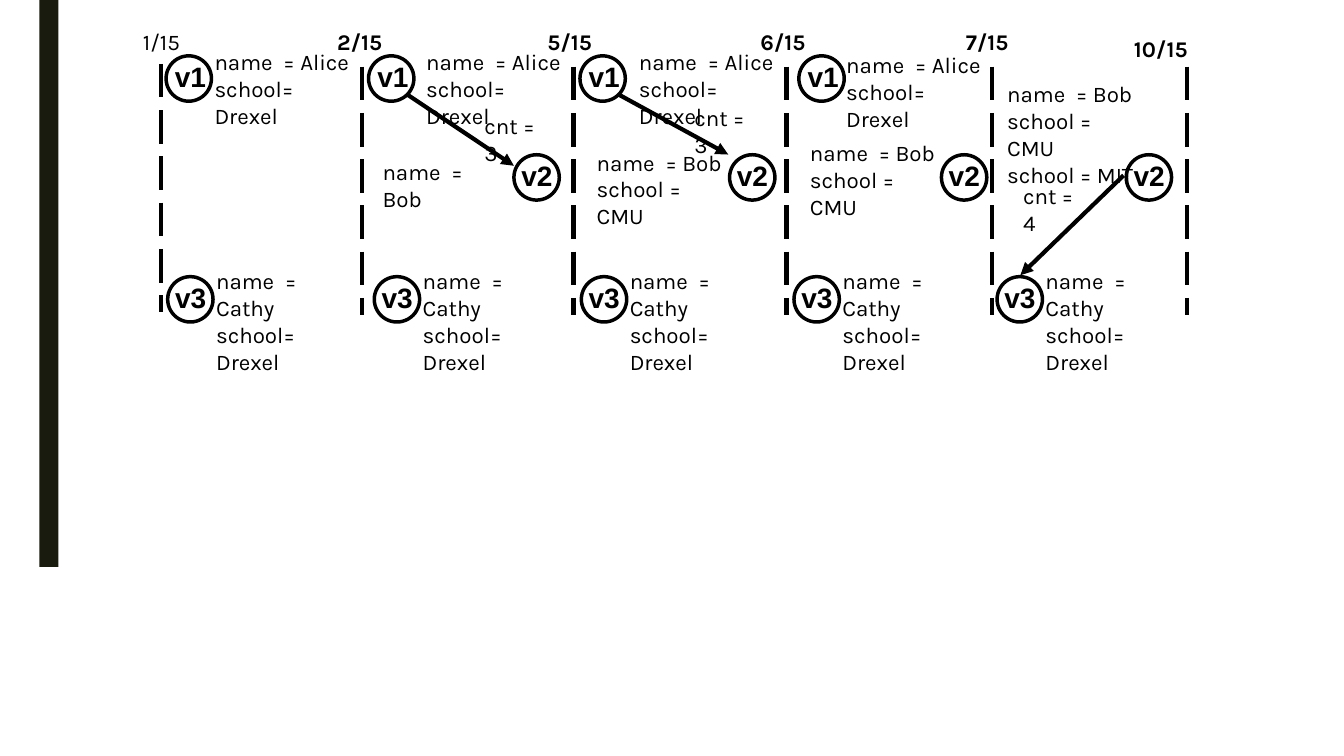
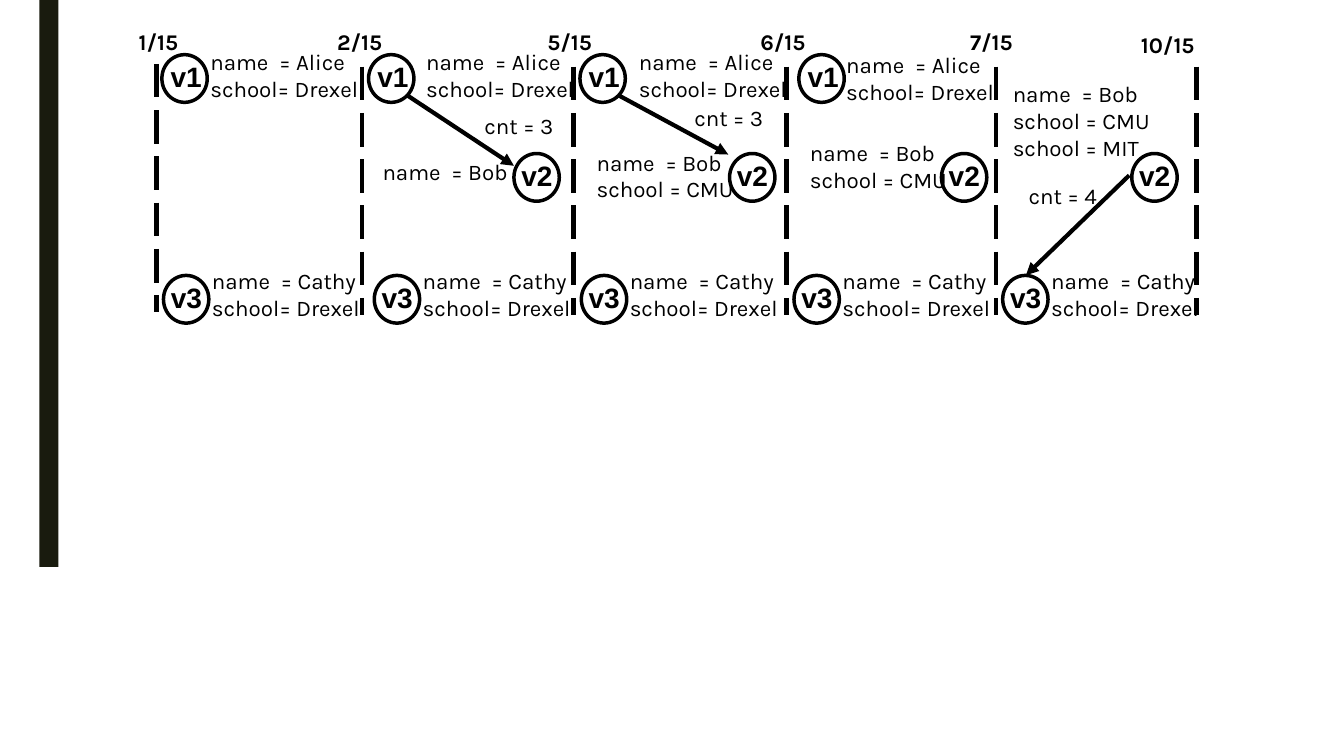
Before and after one commit to PortalDB/portal, a slide deck: slide 1 of paper/pvldb2016/figs/model.pptx. Drawn at 1344x756 pixels with LibreOffice and Linux fonts; fonts in the diff are those of the drawing. Boxes give left, top, right and bottom in pixels: in the first picture for what was removed or moved away, otherwise in the second. Text is boxed around its words. In the diff, an @@ line names an element or a change of style, - is before the commit and + after.

```diff
--- a/paper/pvldb2016/figs/model.pptx
+++ b/paper/pvldb2016/figs/model.pptx
@@ text "1/15" at [139,33,178,57]: bold on @@
@@ text "10/15": place and size @@
-text "10/15" at [1134,40,1188,59]
+text "10/15" at [1141,36,1195,55]
@@ 4 texts, 2 ellipses, 1 line: place and size @@
-4 texts, 2 ellipses, 1 line at [160,49,349,371]
+4 texts, 2 ellipses, 1 line at [156,49,359,323]
@@ line moved from (1187, 67) - (1187, 316) to (1197, 67) - (1197, 316) @@
@@ 13 texts: place and size @@
-13 texts at [377,33,981,371]
+13 texts at [377,33,994,317]
@@ 6 texts, 2 ellipses, 1 line, 1 arrow: place and size @@
-6 texts, 2 ellipses, 1 line, 1 arrow at [966,33,1172,371]
+6 texts, 2 ellipses, 1 line, 1 arrow at [970,33,1198,323]
```
Also in this commit, not shown: 3 other slides changed, 3 slides added, 12 other files.
